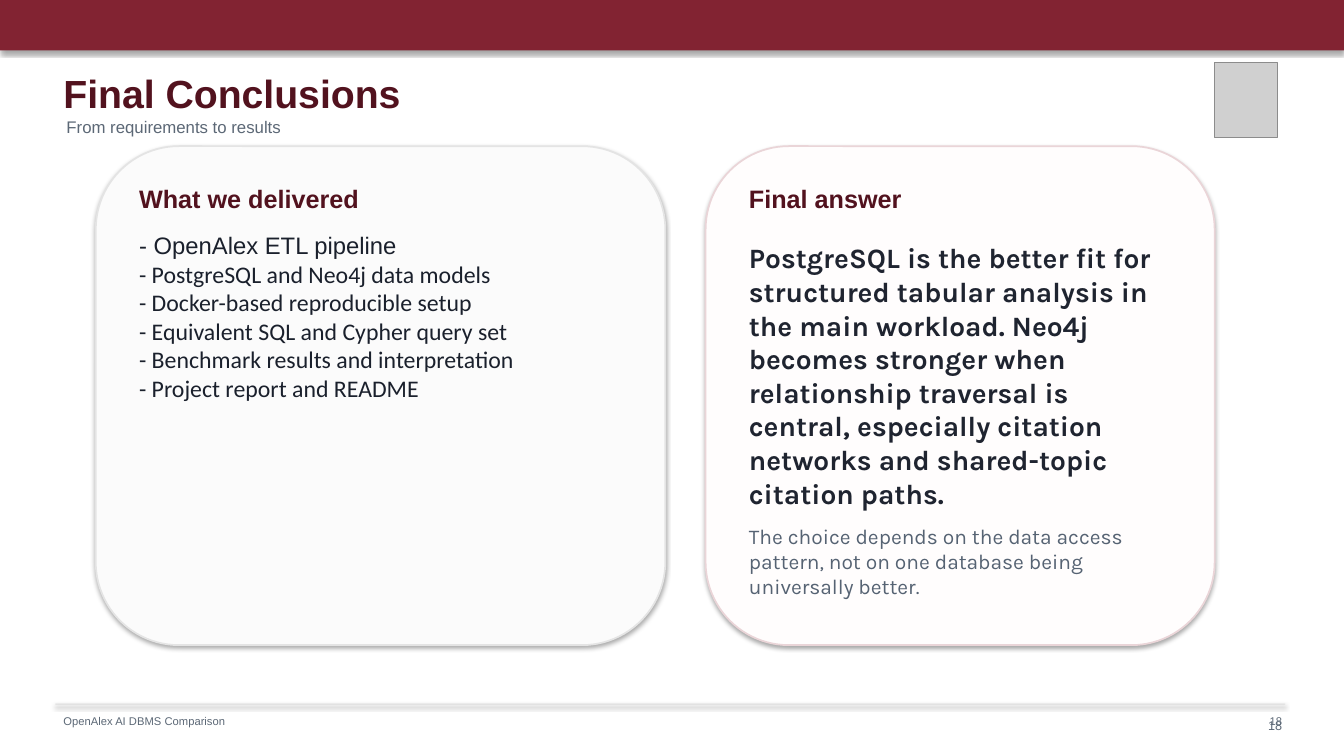
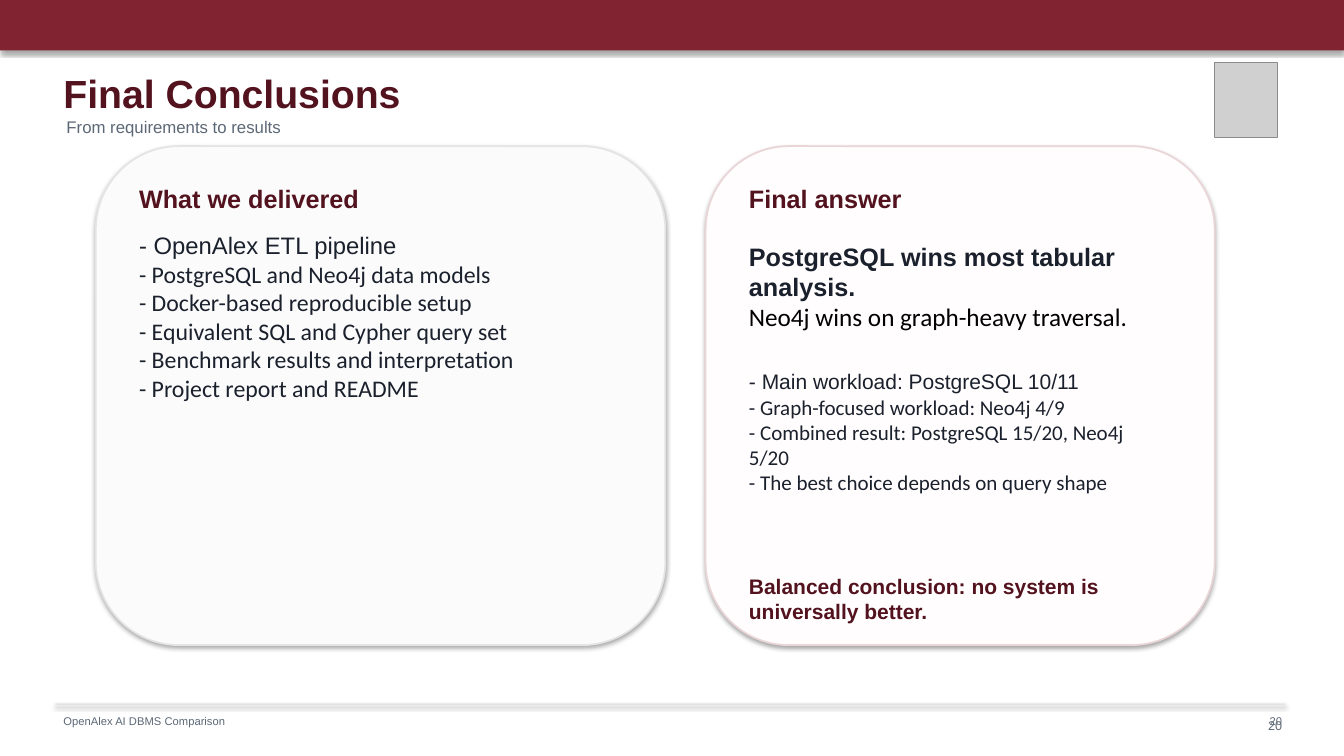
Before and after one commit to hamzaabedlkadr-b/openalex-ai-db-comparison, a slide deck: slide 20 of docs/OpenAlex_DBMS_Comparison_Sapienza.pptx (slide 18 before the commit). Drawn at 1344x756 pixels with LibreOffice and Linux fonts; fonts in the diff are those of the drawing; grey boxes stand for pictures. Boxes give left, top, right and bottom in pixels: in the first picture for what was removed or moved away, otherwise in the second. Text is boxed around its words. In the diff, an @@ line names an element or a change of style, - is before the commit and + after.

Commit message:
Update presentation with graph-focused results

```diff
--- a/docs/OpenAlex_DBMS_Comparison_Sapienza.pptx
+++ b/docs/OpenAlex_DBMS_Comparison_Sapienza.pptx
@@ text at (749, 247, 1126, 331): text changed; size 20 to 18 pt; font Karla to Arial; text colour #1F2430 to #1A202C @@
-PostgreSQL is the better fit for structured tabular analysis in the main workload. Neo4j becomes stronger when relationship traversal is central, especially citation networks and shared-topic citation paths.
+PostgreSQL wins most tabular analysis.
+Neo4j wins on graph-heavy traversal.
@@ text at (749, 373, 1124, 494): text changed; font Karla to Calibri; text colour #566373 to #1A202C @@
-The choice depends on the data access pattern, not on one database being universally better.
+- Main workload: PostgreSQL 10/11
+- Graph-focused workload: Neo4j 4/9
+- Combined result: PostgreSQL 15/20, Neo4j 5/20
+- The best choice depends on query shape
@@ text added at (749, 578, 1098, 624), 15 pt, text #52121E, bold @@
+Balanced conclusion: no system is universally better.
@@ text at (1270, 717, 1282, 728): text changed @@
-18
+20
@@ text at (1268, 720, 1282, 730): text changed @@
-18
+20
```
Also in this commit, not shown: 9 other slides changed, 3 slides added, 4 slides removed, 1 other file.
